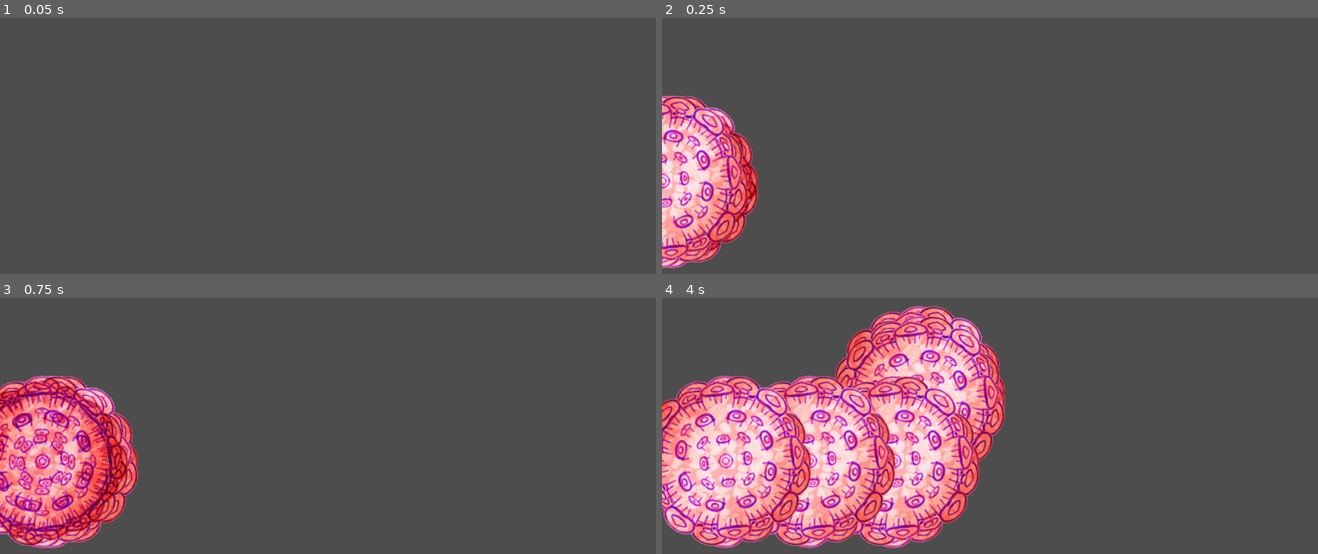
Above: before the commit, frames 1-4 (two rows, left to right).
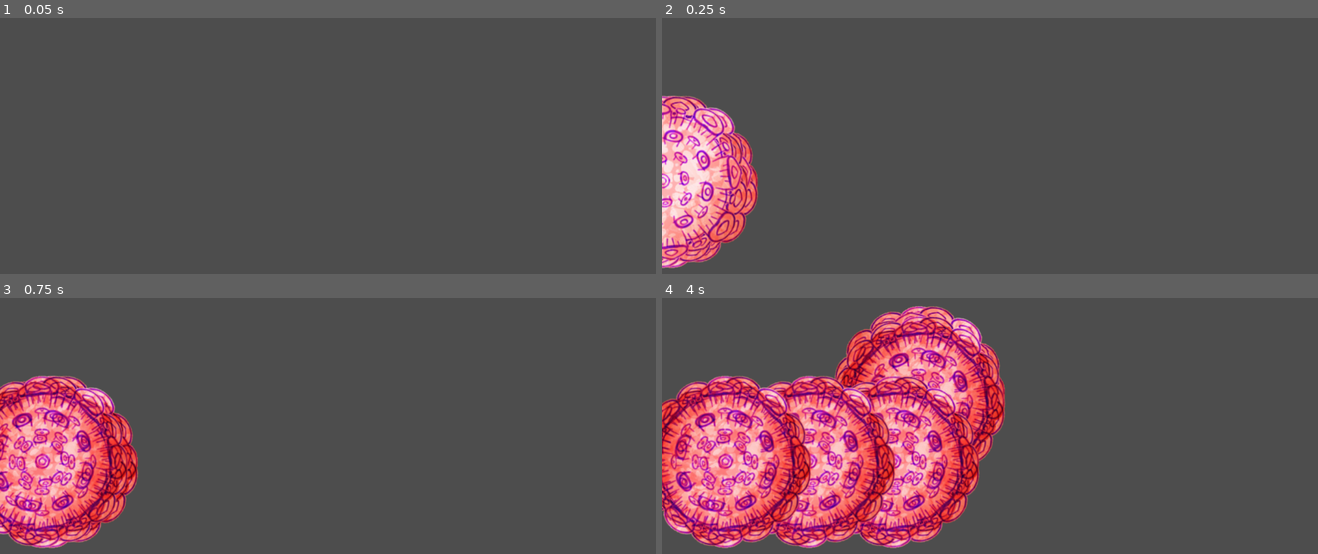
Above: after the commit, the same moments.

Repository: Kryzi/TowerDefense
Game: Godot game, scene res://Scenes/world.tscn
Two runs of this game, one before a commit and one after it. Both use one fixed random seed, a clock stepped at 60 frames per second and the inputs below.
Inputs:
- Up to frame 1 (0.05 s): no input
- Up to frame 2 (0.25 s): no input
- Up to frame 3 (0.75 s): tap Enter (ui_accept) at 0.5 s; hold Right (ui_right) from 0.53 s (still down)
- Up to frame 4 (4 s): tap Enter (ui_accept) at 0.77, 1.52, 3.02, 3.77 s; release Right (ui_right) at 2.03 s; hold Left (ui_left) 2.03-2.78 s; hold Right (ui_right) from 2.78 s (still down)

Frame 1 is identical in both runs. In frame 2, 0.4% of the frame differs, in the area x 5-15%, y 33-92%; in frame 3, 0.4%; in frame 4, 29%, in the area x 0-53%, y 7-97%.

Commit message:
start på hud

Diff:
--- a/Scenes/virus_1.tscn
+++ b/Scenes/virus_1.tscn
@@ -18,7 +18,7 @@
 "speed": 2.0
 }]
 
-[node name="Virus1" type="PathFollow2D" groups=["enemy"]]
+[node name="Virus1" type="PathFollow2D"]
 rotates = false
 script = ExtResource("1_5ncgj")
 
@@ -26,4 +26,4 @@
 sprite_frames = SubResource("SpriteFrames_woiae")
 animation = &"Idle"
 autoplay = "Idle"
-frame_progress = 0.930064
+frame_progress = 0.392069
--- a/Scripts/Path2D.gd
+++ b/Scripts/Path2D.gd
@@ -2,12 +2,22 @@
 
 const VIRUS_1 = preload("res://Scenes/virus_1.tscn")
 
+var currentRound = 1
+var waveDone = true
 
 func _ready():
-	wave([1, 1], [2, 10], [0.1, 1])
+	pass
+
+func _process(delta):
+	if currentRound == 1 and waveDone == true:
+		wave([1, 1], [2, 10], [0.1, 1])
+	elif currentRound == 2 and waveDone == true:
+		wave([1], [50], [0.1])
 
 
 func wave(enemy : Array, amount : Array, TidMellem : Array):
+	waveDone = false
+
 	for i in enemy.size():
 
 		for n in amount[i]:
@@ -21,3 +31,9 @@
 				pass
 
 			call_deferred("add_child", virus)
+
+	startWave()
+
+func startWave():
+	currentRound += 1
+	waveDone = true
